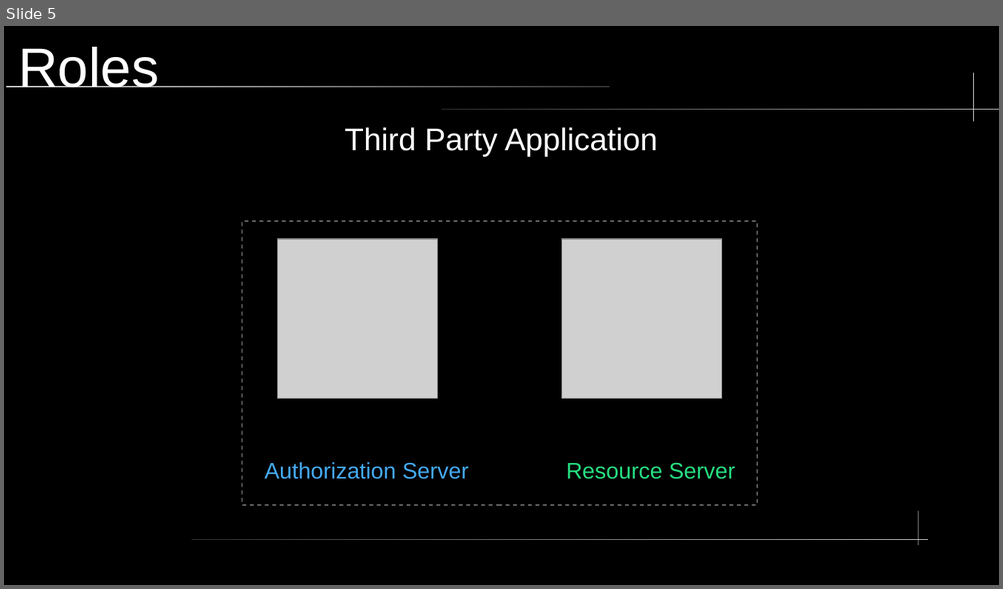
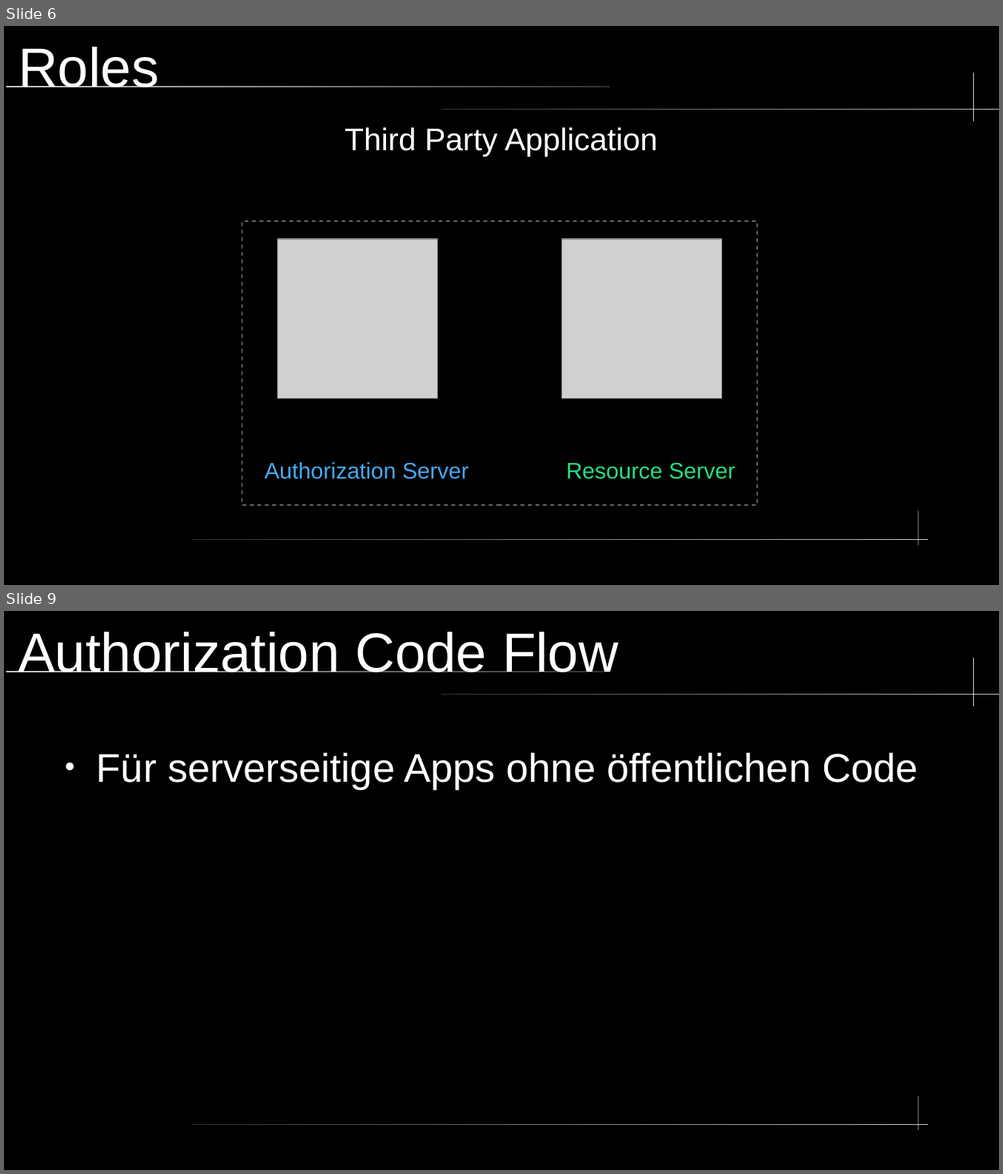
Before and after one commit to nkilders/e-portfolio-oauth2, a slide deck: presentation/OAuth2.odp. Shown one above the other, each under a label of ours: slide 5 before the commit, slides 6 and 9 after it; the slides between them are not shown. The pictures are 1003x589 and 1003x1174 pixels, drawn with LibreOffice and Linux fonts; fonts in the diff are those of the drawing; grey boxes stand for pictures. Boxes give left, top, right and bottom in pixels: in the first picture for what was removed or moved away, otherwise in the second. Text is boxed around its words. In the diff, an @@ line names an element or a change of style, - is before the commit and + after.

```diff
--- a/presentation/OAuth2.odp
+++ b/presentation/OAuth2.odp
@@ slide 9 added at box(4, 611, 999, 1170), background #000000; not listed: 5 template elements that a slide beside it also shows @@
@@ title added at box(18, 632, 618, 672), 44 pt, text #FFFFFF @@
+Authorization Code Flow
@@ text added at box(96, 752, 918, 789), 32 pt, text #FFFFFF @@
+● Für serverseitige Apps ohne öffentlichen Code
@@ what was slide 5 is now slide 6 @@
```
Also in this commit, not shown: 4 slides changed, 8 other slides added, 1 slide removed, 6 other files.
